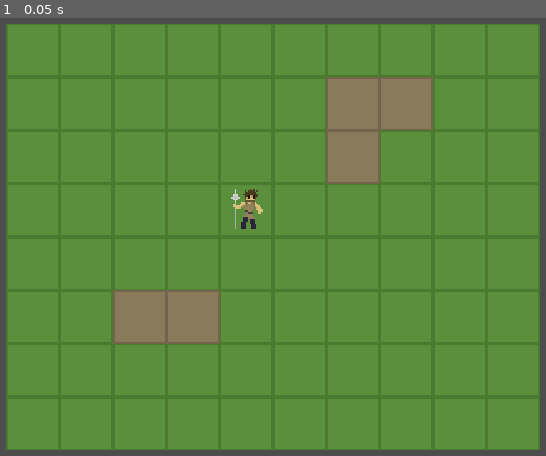
Above: before the commit, frame 1.
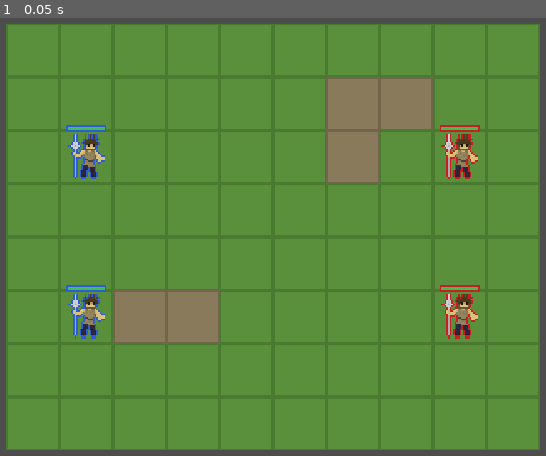
Above: after the commit, the same moment.

Repository: JacksonTrexler/Gambeson
Game: Godot game, scene res://Scenes/museum.tscn
Same seed, same stepped clock (60 frames per second), same inputs: the game is played once before the commit and once after it.
Inputs:
- Up to frame 1 (0.05 s): no input

The runs differ from the first frame. In frame 1, 2.4% of the frame differs, in the area x 12-88%, y 24-74%.

Commit message:
Add factions, villagers, skills and initiative
- Faction resource (Lancin blue/silver, Nemes red/black) drives a sprite
  outline shader and HP bar trim
- Villager scene inherits unit.tscn; four in the museum, two per faction
- Unit: learned skills, computed skills, six core stats
- Battle: d20-per-unit initiative summed per faction, turn order, faction
  elimination ends the battle

Co-Authored-By: Claude Opus 5.5 <noreply@anthropic.com>

Diff:
--- /dev/null
+++ b/Factions/lancin.tres
@@ -0,0 +1,9 @@
+[gd_resource type="Resource" script_class="Faction" format=3]
+
+[ext_resource type="Script" path="res://Scripts/Faction.gd" id="1_faction"]
+
+[resource]
+script = ExtResource("1_faction")
+name = "Lancin"
+primary = Color(0.18, 0.36, 0.84, 1)
+secondary = Color(0.75, 0.77, 0.8, 1)
--- /dev/null
+++ b/Factions/nemes.tres
@@ -0,0 +1,9 @@
+[gd_resource type="Resource" script_class="Faction" format=3]
+
+[ext_resource type="Script" path="res://Scripts/Faction.gd" id="1_faction"]
+
+[resource]
+script = ExtResource("1_faction")
+name = "Nemes"
+primary = Color(0.78, 0.12, 0.14, 1)
+secondary = Color(0.07, 0.07, 0.07, 1)
--- a/Scenes/museum.tscn
+++ b/Scenes/museum.tscn
@@ -2,7 +2,9 @@
 
 [ext_resource type="Script" uid="uid://deeax2pddrme0" path="res://Scripts/Battle.gd" id="1_battle"]
 [ext_resource type="Texture2D" path="res://Tiles/placeholder.png" id="2_tiles"]
-[ext_resource type="PackedScene" path="res://Scenes/unit.tscn" id="3_unit"]
+[ext_resource type="PackedScene" path="res://Scenes/villager.tscn" id="3_villager"]
+[ext_resource type="Resource" path="res://Factions/lancin.tres" id="4_lancin"]
+[ext_resource type="Resource" path="res://Factions/nemes.tres" id="5_nemes"]
 
 [sub_resource type="TileSetAtlasSource" id="Atlas_placeholder"]
 texture = ExtResource("2_tiles")
@@ -32,5 +34,18 @@
 
 [node name="Units" type="Node2D" parent="Battle" unique_id=562321038]
 
-[node name="Recruit" parent="Battle/Units" unique_id=1625404691 instance=ExtResource("3_unit")]
-cell = Vector2i(4, 3)
+[node name="Villager1" parent="Battle/Units" instance=ExtResource("3_villager")]
+cell = Vector2i(1, 2)
+faction = ExtResource("4_lancin")
+
+[node name="Villager2" parent="Battle/Units" instance=ExtResource("3_villager")]
+cell = Vector2i(1, 5)
+faction = ExtResource("4_lancin")
+
+[node name="Villager3" parent="Battle/Units" instance=ExtResource("3_villager")]
+cell = Vector2i(8, 2)
+faction = ExtResource("5_nemes")
+
+[node name="Villager4" parent="Battle/Units" instance=ExtResource("3_villager")]
+cell = Vector2i(8, 5)
+faction = ExtResource("5_nemes")
--- a/Scenes/unit.tscn
+++ b/Scenes/unit.tscn
@@ -20,3 +20,11 @@
 [node name="Sprite" type="AnimatedSprite2D" parent="."]
 sprite_frames = SubResource("SpriteFrames_recruit")
 autoplay = &"default"
+
+[node name="HpBar" type="ProgressBar" parent="."]
+offset_left = -12.0
+offset_top = -19.0
+offset_right = 12.0
+offset_bottom = -15.0
+mouse_filter = 2
+show_percentage = false
--- /dev/null
+++ b/Scenes/villager.tscn
@@ -0,0 +1,11 @@
+[gd_scene format=3]
+
+[ext_resource type="PackedScene" path="res://Scenes/unit.tscn" id="1_unit"]
+
+[node name="Villager" instance=ExtResource("1_unit")]
+strength = 12
+dexterity = 12
+constitution = 12
+intelligence = 8
+wisdom = 12
+charisma = 8
--- a/Scripts/Battle.gd
+++ b/Scripts/Battle.gd
@@ -2,10 +2,12 @@
 extends Node2D
 
 signal phase_changed(was: Phase, now: Phase)
+signal turn_changed(was: Faction, now: Faction)
+signal initiative_rolled(totals: Dictionary[Faction, int])
 
-enum Phase { PLAYER, ENEMY, OVER }
+enum Phase { INITIATIVE, TURNS, OVER }
 
-var phase := Phase.PLAYER:
+var phase := Phase.INITIATIVE:
 	set(v):
 		if v == phase:
 			return
@@ -15,8 +17,21 @@
 		phase_changed.emit(was, v)  # before _enter, so a chained change arrives in order
 		_enter(v)
 
+# Whose turn it is.
+var turn: Faction:
+	set(v):
+		if v == turn:
+			return
+		var was := turn
+		turn = v
+		turn_changed.emit(was, v)
+
+var order: Array[Faction] = []  # turn order, highest initiative first
+
 # Which unit stands on which cell. TileSet custom data is per tile type, so it can't hold this.
 var units: Dictionary[Vector2i, Unit] = {}
+
+var rng := RandomNumberGenerator.new()
 
 @onready var map: TileMapLayer = $Map
 
@@ -45,17 +60,52 @@
 	return true
 
 
+# Each living unit rolls a d20 and its faction sums them; highest total goes first. Ties re-roll.
+func roll_initiative() -> Array[Faction]:
+	var totals: Dictionary[Faction, int] = {}
+	while true:
+		totals.clear()
+		for u in units.values():
+			if u.faction and u.is_alive():
+				totals[u.faction] = totals.get(u.faction, 0) + rng.randi_range(1, 20)
+		var distinct := {}
+		for t in totals.values():
+			distinct[t] = true
+		if distinct.size() == totals.size():
+			break
+	var o: Array[Faction] = []
+	o.assign(totals.keys())
+	o.sort_custom(func(a, b): return totals[a] > totals[b])
+	print("Initiative: ", ", ".join(o.map(func(f): return "%s %d" % [f.name, totals[f]])))
+	initiative_rolled.emit(totals)
+	return o
+
+
+func end_turn() -> void:
+	if phase == Phase.TURNS:
+		turn = order[(order.find(turn) + 1) % order.size()]
+
+
 func _on_died(u: Unit) -> void:
 	units.erase(u.cell)
-	var teams := {}
 	for o in units.values():
-		teams[o.team] = true
-	if teams.size() < 2:
+		if o.faction == u.faction:
+			return  # faction still standing
+	var i := order.find(u.faction)
+	order.erase(u.faction)
+	if order.size() < 2:
 		phase = Phase.OVER
+	elif turn == u.faction:
+		turn = order[i % order.size()]
 
 
-func _enter(_p: Phase) -> void:
-	pass
+func _enter(p: Phase) -> void:
+	match p:
+		Phase.INITIATIVE:
+			order = roll_initiative()
+			phase = Phase.TURNS if order.size() > 1 else Phase.OVER
+		Phase.TURNS:
+			turn = order[0]
 
 
 func _exit(_p: Phase) -> void:
--- /dev/null
+++ b/Scripts/Faction.gd
@@ -0,0 +1,6 @@
+class_name Faction
+extends Resource
+
+@export var name := ""
+@export var primary := Color.WHITE    # unit outline, HP bar trim
+@export var secondary := Color.BLACK  # HP bar backing
--- /dev/null
+++ b/Scripts/Skill.gd
@@ -0,0 +1,6 @@
+class_name Skill
+extends Resource
+
+@export var name := ""
+@export var cost := 0  # EP
+@export var passive := false
--- a/Scripts/Unit.gd
+++ b/Scripts/Unit.gd
@@ -5,14 +5,19 @@
 signal ep_changed(was: int, now: int)
 signal died(u: Unit)
 
+const OUTLINE := preload("res://Shaders/outline.gdshader")
+
 @export var cell: Vector2i
-@export var team := 0
+@export var faction: Faction
+@export var learned: Array[Skill] = []
 
 @export var max_hp := 10:
 	set(m):
 		max_hp = m
 		if hp > m:
 			hp = m
+		if is_node_ready():
+			_show_hp()
 @export var max_ep := 10:
 	set(m):
 		max_ep = m
@@ -49,8 +54,22 @@
 		ep = v
 		ep_changed.emit(was, v)
 
+# Everything the unit can use. Only learned skills so far; class, gear and faction skills merge in here.
+var skills: Array[Skill]:
+	get:
+		var s: Array[Skill] = []
+		for k in learned:
+			if k and k not in s:
+				s.append(k)
+		return s
+
+@onready var sprite: AnimatedSprite2D = $Sprite
+@onready var bar: ProgressBar = $HpBar
+
 
 func _ready() -> void:
+	hp_changed.connect(_show_hp)
+	_show_faction()
 	hp = max_hp
 	ep = max_ep
 
@@ -84,3 +103,28 @@
 
 func is_alive() -> bool:
 	return hp > 0
+
+
+func _show_hp(_was := 0, _now := 0) -> void:
+	bar.max_value = max_hp
+	bar.value = hp
+
+
+# Stand-in art: faction primary outlines the sprite and trims the HP bar; secondary backs the bar.
+func _show_faction() -> void:
+	if not faction:
+		return
+	var mat := ShaderMaterial.new()
+	mat.shader = OUTLINE
+	mat.set_shader_parameter("color", faction.primary)
+	sprite.material = mat
+	bar.add_theme_stylebox_override("background", _trimmed(faction.secondary))
+	bar.add_theme_stylebox_override("fill", _trimmed(Color("#3fbf4f")))
+
+
+func _trimmed(c: Color) -> StyleBoxFlat:
+	var box := StyleBoxFlat.new()
+	box.bg_color = c
+	box.border_color = faction.primary
+	box.set_border_width_all(1)
+	return box
--- /dev/null
+++ b/Shaders/outline.gdshader
@@ -0,0 +1,29 @@
+// 1px faction outline around a sprite. Grows the quad by `width` px so sprites that touch
+// their texture edges still get a full outline. Assumes one texture per frame (no atlas regions).
+shader_type canvas_item;
+
+uniform vec4 color : source_color = vec4(1.0);
+uniform float width = 1.0;
+
+void vertex() {
+	vec2 grow = (UV * 2.0 - 1.0) * width;
+	VERTEX += grow;
+	UV += grow * TEXTURE_PIXEL_SIZE;
+}
+
+// 1 inside the texture, 0 in the grown border (TEXTURE can't be passed to helpers).
+float inside(vec2 uv) {
+	return step(0.0, uv.x) * step(0.0, uv.y) * step(uv.x, 1.0) * step(uv.y, 1.0);
+}
+
+void fragment() {
+	// Inside the sprite COLOR already holds the textured pixel; only paint the ring around it.
+	if (texture(TEXTURE, UV).a * inside(UV) < 0.5) {
+		vec2 px = TEXTURE_PIXEL_SIZE * width;
+		vec2 r = UV + vec2(px.x, 0.0), l = UV - vec2(px.x, 0.0);
+		vec2 d = UV + vec2(0.0, px.y), u = UV - vec2(0.0, px.y);
+		float near = max(max(texture(TEXTURE, r).a * inside(r), texture(TEXTURE, l).a * inside(l)),
+				max(texture(TEXTURE, d).a * inside(d), texture(TEXTURE, u).a * inside(u)));
+		COLOR = near > 0.5 ? color : vec4(0.0);
+	}
+}
Not shown, added: Scripts/Faction.gd.uid
Not shown, added: Scripts/Skill.gd.uid
Not shown, added: Shaders/outline.gdshader.uid
